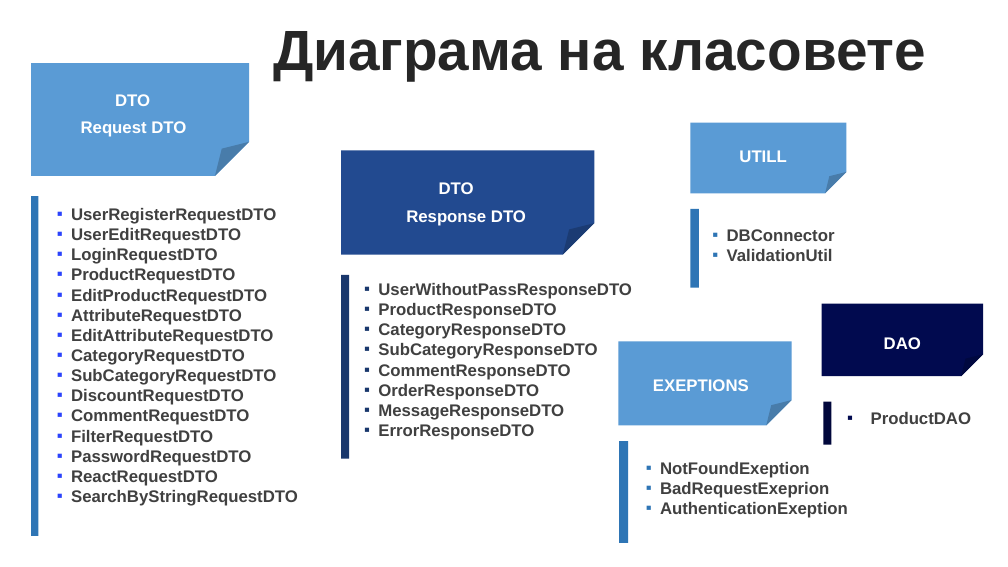
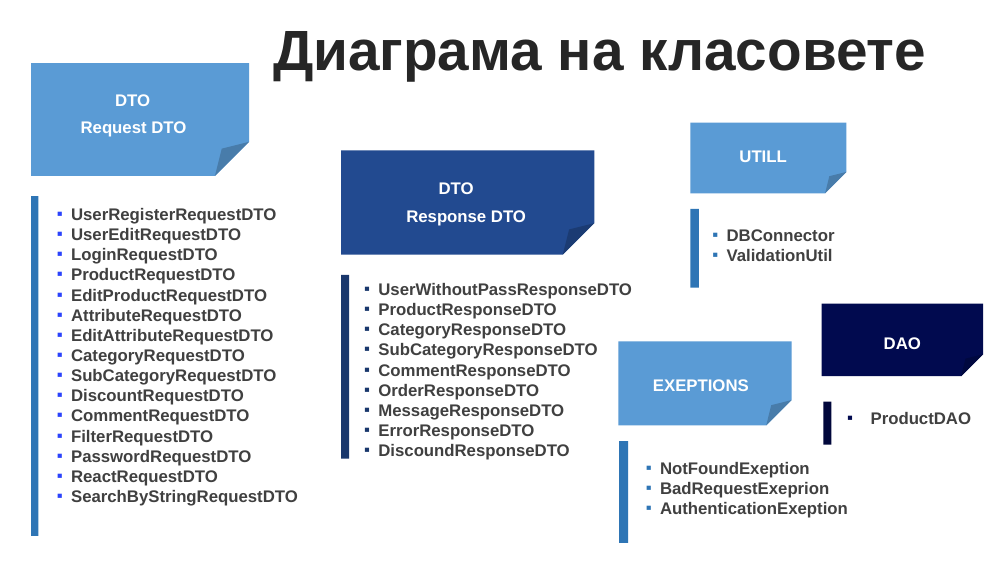
Before and after one commit to EmilKoev/FinalProject, a slide deck: slide 7 of TechnoMarket-FinalProject.pptx. Drawn at 1008x567 pixels with LibreOffice and Linux fonts; fonts in the diff are those of the drawing. Boxes give left, top, right and bottom in pixels: in the first picture for what was removed or moved away, otherwise in the second. Text is boxed around its words. In the diff, an @@ line names an element or a change of style, - is before the commit and + after.

```diff
--- a/TechnoMarket-FinalProject.pptx
+++ b/TechnoMarket-FinalProject.pptx
@@ text at bbox=[378, 444, 569, 460]: paragraph added @@
+▪ DiscoundResponseDTO
```
Also in this commit, not shown: 2 other slides changed, 1 slide added, 1 slide removed, 3 other files.
